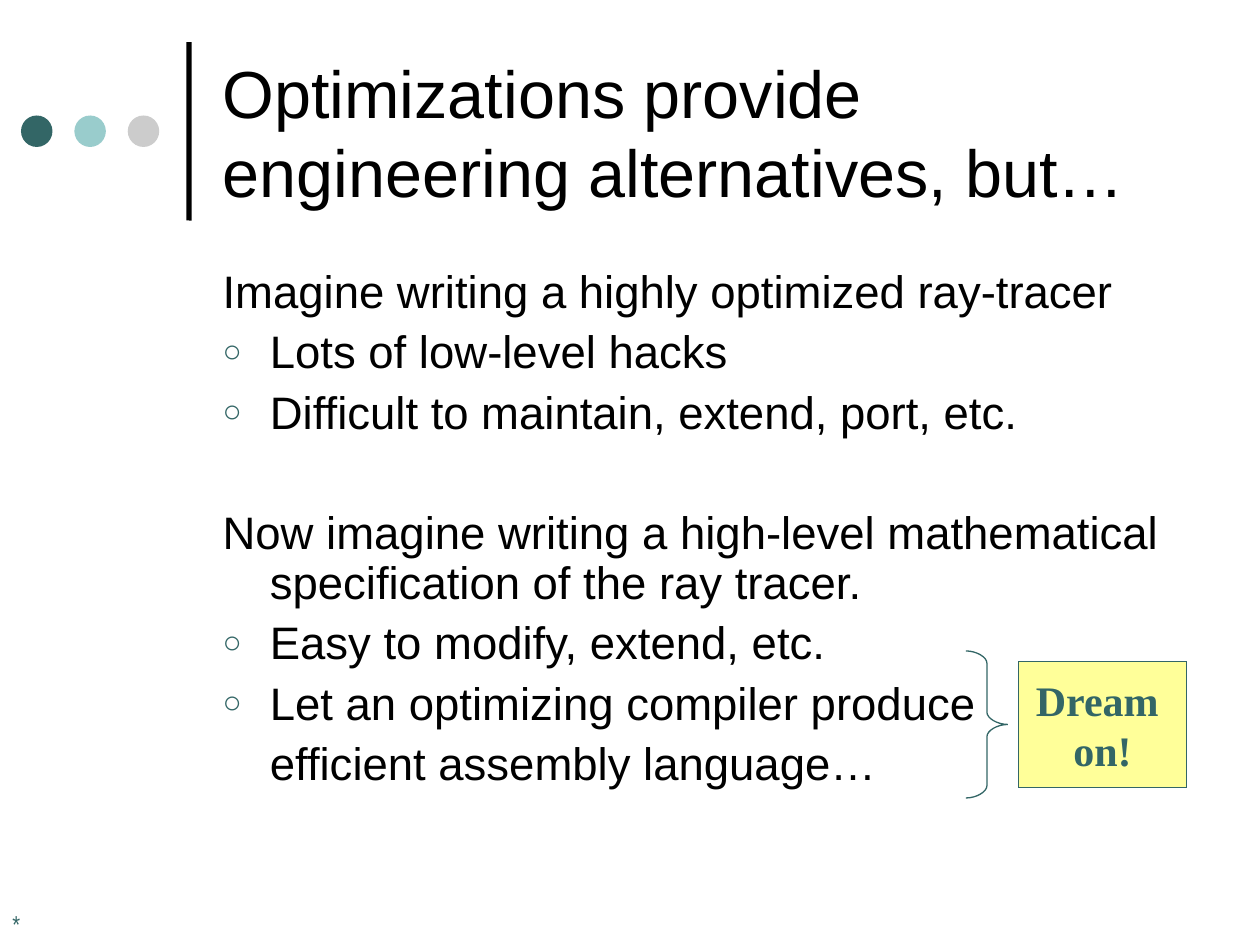
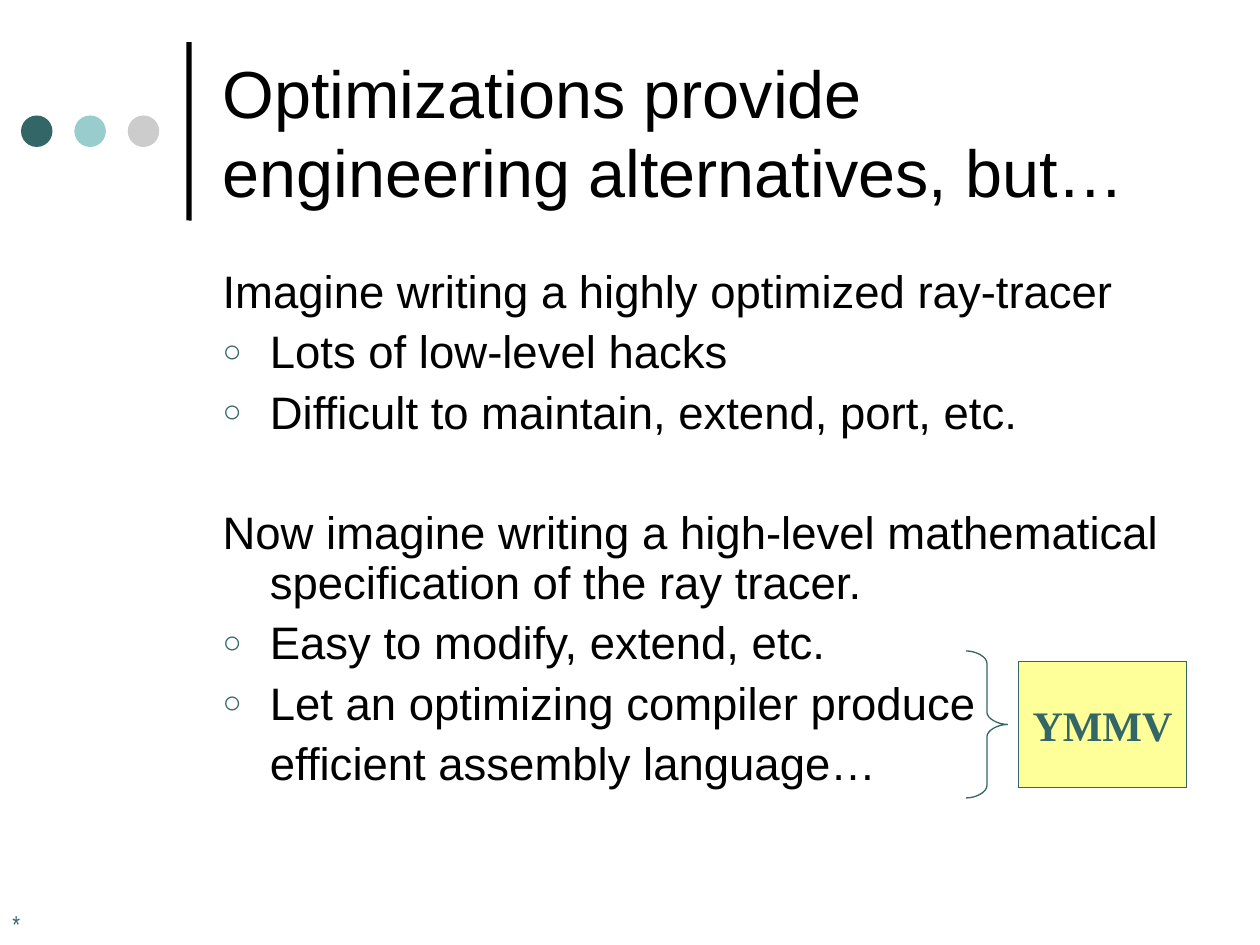
Before and after one commit to harrisonwl/harrisonwl.github.io, a slide deck: slide 6 of assets/courses/compilers/spring2017/slides/Optimizations I.ppt. Drawn at 1260x945 pixels with LibreOffice and Linux fonts; fonts in the diff are those of the drawing. Boxes give left, top, right and bottom in pixels: in the first picture for what was removed or moved away, otherwise in the second. Text is boxed around its words. In the diff, an @@ line names an element or a change of style, - is before the commit and + after.

```diff
--- a/assets/courses/compilers/spring2017/slides/Optimizations I.ppt
+++ b/assets/courses/compilers/spring2017/slides/Optimizations I.ppt
@@ text in rectangle at [1033, 713, 1173, 742]: text changed @@
-Dream
-on!
+YMMV
```
Also in this commit, not shown: 18 other slides changed, 6 other files.
